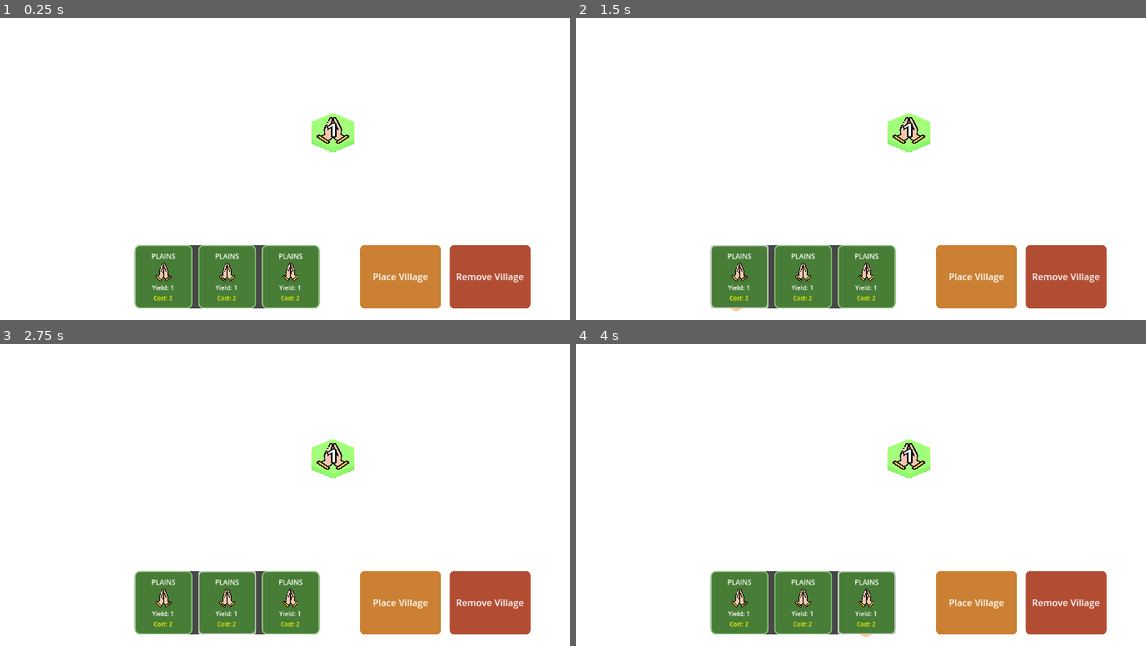
Above: before the commit, frames 1-4 (two rows, left to right).
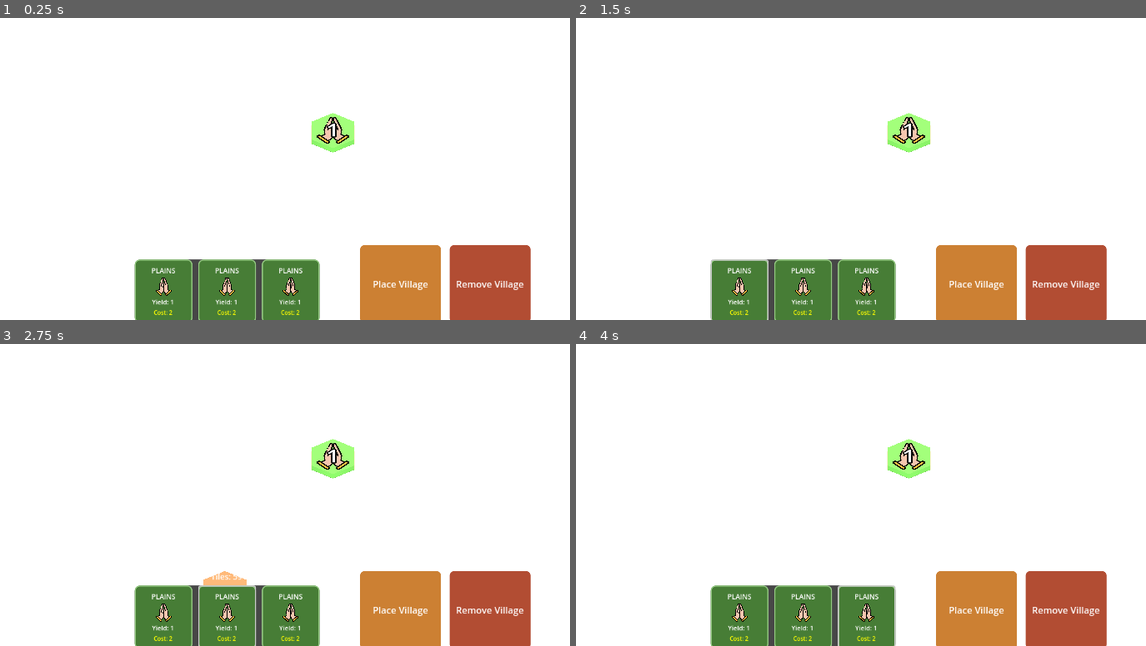
Above: after the commit, the same moments.

Repository: antony-carrard/khaos
Game: Godot game, scene res://main.tscn
Same seed, same stepped clock (60 frames per second), same inputs: the game is played once before the commit and once after it.
Inputs (mouse positions are in pixels of both pictures, inside the frame that each line leads up to):
- Up to frame 1 (0.25 s): no input
- Up to frame 2 (1.5 s): click (741, 277) at 0.52 s; click (741, 289) at 1.27 s
- Up to frame 3 (2.75 s): click (228, 603) at 2.02 s
- Up to frame 4 (4 s): click (804, 615) at 2.77 s; click (866, 603) at 3.52 s

The runs differ from the first frame. In frame 1, 5.6% of the frame differs, in the area x 23-94%, y 75-100%; in frame 2, 5.6%; in frame 3, 5.6%; in frame 4, 5.6%.

Commit message:
Added tile consumption from hand

Diff:
--- a/board_manager.gd
+++ b/board_manager.gd
@@ -101,14 +101,45 @@
 		return
 
 	var tile_def = player_hand[hand_index]
-	print("Selected tile from hand: %s %s" % [
+	print("Selected tile from hand: %s %s (yield=%d, cost=%d)" % [
 		TileManager.TileType.keys()[tile_def.tile_type],
-		TileManager.ResourceType.keys()[tile_def.resource_type]
+		TileManager.ResourceType.keys()[tile_def.resource_type],
+		tile_def.yield_value,
+		tile_def.buy_price
 	])
 
-	# TODO: Enter placement mode with this specific tile
-	# For now, just select the tile type
-	placement_controller.select_tile_type(tile_def.tile_type)
+	# Enter placement mode with this specific tile
+	placement_controller.select_tile_from_hand(hand_index, tile_def)
+
+
+## Called by placement_controller when a tile from hand is successfully placed
+func on_tile_placed_from_hand(hand_index: int) -> void:
+	if hand_index < 0 or hand_index >= player_hand.size():
+		return
+
+	var placed_tile = player_hand[hand_index]
+	print("Consumed tile from hand: %s %s" % [
+		TileManager.TileType.keys()[placed_tile.tile_type],
+		TileManager.ResourceType.keys()[placed_tile.resource_type]
+	])
+
+	# Remove tile from hand
+	remove_from_hand(hand_index)
+
+	# Draw replacement tile to refill hand
+	var new_tiles = tile_pool.draw_tiles(1)
+	if new_tiles.size() > 0:
+		player_hand.append(new_tiles[0])
+		print("Drew replacement tile. Hand size: %d, Bag remaining: %d" % [
+			player_hand.size(),
+			tile_pool.get_remaining_count()
+		])
+	else:
+		print("No tiles left in bag! Hand size: %d" % player_hand.size())
+
+	# Update UI to reflect hand changes
+	if ui and ui_mode == "game":
+		ui.update_hand_display()
 
 
 # Hexagonal coordinate conversion utilities
--- a/placement_controller.gd
+++ b/placement_controller.gd
@@ -13,6 +13,8 @@
 var current_mode: PlacementMode = PlacementMode.TILE
 var placement_active: bool = false
 var current_tile_type: int = 0  # TileManager.TileType value
+var selected_hand_index: int = -1  # Index of tile selected from hand (-1 = none)
+var selected_tile_def = null  # TilePool.TileDefinition from hand
 
 # Preview objects
 var preview_tile: HexTile = null
@@ -71,9 +73,30 @@
 		match current_mode:
 			PlacementMode.TILE:
 				if preview_tile.visible and tile_manager.is_valid_placement(preview_position.x, preview_position.y, current_tile_type):
-					if tile_manager.place_tile(preview_position.x, preview_position.y, current_tile_type):
+					# Place tile with specific properties if from hand
+					var success = false
+					if selected_tile_def:
+						success = tile_manager.place_tile(
+							preview_position.x, preview_position.y,
+							selected_tile_def.tile_type,
+							selected_tile_def.resource_type,
+							selected_tile_def.yield_value,
+							selected_tile_def.buy_price,
+							selected_tile_def.sell_price
+						)
+					else:
+						# Test mode - place generic tile
+						success = tile_manager.place_tile(preview_position.x, preview_position.y, current_tile_type)
+
+					if success:
+						# Notify board manager to consume tile from hand
+						if selected_hand_index >= 0 and board_manager:
+							board_manager.on_tile_placed_from_hand(selected_hand_index)
+
 						placement_active = false
 						preview_tile.visible = false
+						selected_hand_index = -1
+						selected_tile_def = null
 
 			PlacementMode.VILLAGE_PLACE, PlacementMode.VILLAGE_REMOVE:
 				var viewport = get_viewport()
@@ -240,6 +263,18 @@
 	current_tile_type = tile_type
 	current_mode = PlacementMode.TILE
 	placement_active = true
+	selected_hand_index = -1  # Clear hand selection
+	selected_tile_def = null
+
+
+## Enters tile placement mode with a specific tile from hand.
+## Activates preview and waits for player to click to place.
+func select_tile_from_hand(hand_index: int, tile_def) -> void:
+	selected_hand_index = hand_index
+	selected_tile_def = tile_def
+	current_tile_type = tile_def.tile_type
+	current_mode = PlacementMode.TILE
+	placement_active = true
 
 
 ## Enters village placement mode.
--- a/tile_selector_ui.gd
+++ b/tile_selector_ui.gd
@@ -10,6 +10,7 @@
 var buttons: Array[Button] = []
 var hand_container: HBoxContainer = null
 var board_manager = null  # Reference to get hand data
+var tile_count_label: Label = null  # Shows remaining tiles in bag
 
 # UI mode: "test" or "game"
 var ui_mode: String = "game"  # Default to game UI
@@ -50,6 +51,19 @@
 
 	if ui_mode == "game":
 		# GAME UI - Hand display on left
+		var hand_vbox = VBoxContainer.new()
+		hand_vbox.add_theme_constant_override("separation", 5)
+		main_hbox.add_child(hand_vbox)
+
+		# Tile count label (above hand)
+		tile_count_label = Label.new()
+		tile_count_label.text = "Tiles: 63"
+		tile_count_label.add_theme_color_override("font_color", Color.WHITE)
+		tile_count_label.add_theme_font_size_override("font_size", 14)
+		tile_count_label.horizontal_alignment = HORIZONTAL_ALIGNMENT_CENTER
+		hand_vbox.add_child(tile_count_label)
+
+		# Hand panel
 		var hand_panel = PanelContainer.new()
 		var hand_style = StyleBoxFlat.new()
 		hand_style.bg_color = Color(0.1, 0.1, 0.1, 0.8)
@@ -58,7 +72,7 @@
 		hand_style.corner_radius_bottom_left = 10
 		hand_style.corner_radius_bottom_right = 10
 		hand_panel.add_theme_stylebox_override("panel", hand_style)
-		main_hbox.add_child(hand_panel)
+		hand_vbox.add_child(hand_panel)
 
 		hand_container = HBoxContainer.new()
 		hand_container.add_theme_constant_override("separation", 10)
@@ -158,6 +172,17 @@
 	for i in range(hand.size()):
 		var tile_def = hand[i]
 		create_hand_card(i, tile_def)
+
+	# Update tile count label
+	if tile_count_label and board_manager.tile_pool:
+		var remaining = board_manager.tile_pool.get_remaining_count()
+		tile_count_label.text = "Tiles: %d" % remaining
+		if remaining == 0:
+			tile_count_label.add_theme_color_override("font_color", Color.RED)
+		elif remaining < 10:
+			tile_count_label.add_theme_color_override("font_color", Color.YELLOW)
+		else:
+			tile_count_label.add_theme_color_override("font_color", Color.WHITE)
 
 
 ## Create a visual card for a tile in the hand
